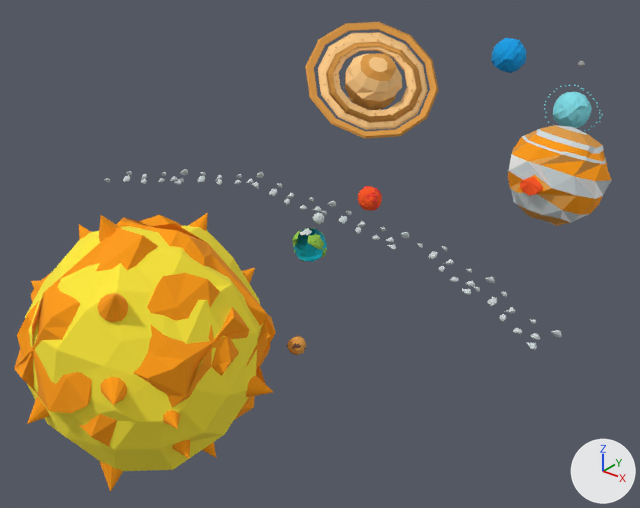
One commit to the OBJ model public/Solar System/model.obj: the scene before it, then after it.
The view is the same before and after, from a 50 mm camera at (5.51, -8.14, 3.63) aimed at (-0.22, -0.97, -0.82). Lighting does not change. The marker at lower right points along +X, +Y and +Z. Where no turn or scale is listed for an object, it has been applied to the vertices.

Objects in the first picture: 'model'.
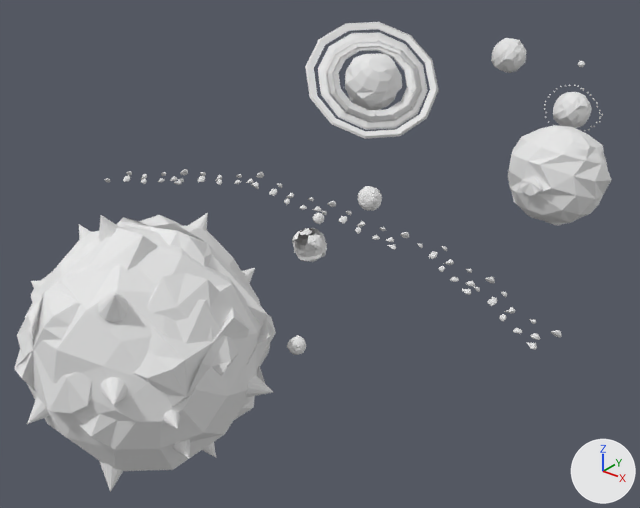
What differs and where, as boxes [x1, y1, x2, y2] in the pictures (640 x 508 px):
```json
{"object": "model", "change": "recoloured", "before": [14, 22, 611, 492], "after": [14, 22, 611, 492], "on screen": "orange to white"}
```

Edits to the scene script, one JSON object a line:
```json
{"op": "set", "path": "mat_mat19.base_color", "old": "(0.74, 0.33, 0.06)", "new": "(0.8, 0.8, 0.8)", "note": "orange #df9b45 -> white #e7e7e7"}
{"op": "set", "path": "mat_mat13.base_color", "old": "(1.0, 0.33, 0.0)", "new": "(0.8, 0.8, 0.8)", "note": "orange #ff9b00 -> white #e7e7e7"}
{"op": "set", "path": "mat_mat4.base_color", "old": "(0.0, 0.52, 0.66)", "new": "(0.8, 0.8, 0.8)", "note": "cyan #00bfd4 -> white #e7e7e7"}
{"op": "set", "path": "mat_mat9.base_color", "old": "(0.27, 0.55, 0.07)", "new": "(0.8, 0.8, 0.8)", "note": "green #8ec44b -> white #e7e7e7"}
{"op": "set", "path": "mat_mat14.base_color", "old": "(1.0, 0.09, 0.01)", "new": "(0.8, 0.8, 0.8)", "note": "orange #ff5519 -> white #e7e7e7"}
{"op": "set", "path": "mat_mat3.base_color", "old": "(0.22, 0.74, 0.83)", "new": "(0.8, 0.8, 0.8)", "note": "cyan #81dfeb -> white #e7e7e7"}
{"op": "set", "path": "mat_mat5.base_color", "old": "(0.0, 0.34, 0.79)", "new": "(0.8, 0.8, 0.8)", "note": "blue #009ee6 -> white #e7e7e7"}
{"op": "set", "path": "mat_mat18.base_color", "old": "(1.0, 0.61, 0.25)", "new": "(0.8, 0.8, 0.8)", "note": "beige #ffcd89 -> white #e7e7e7"}
{"op": "set", "path": "mat_mat12.base_color", "old": "(1.0, 0.83, 0.04)", "new": "(0.8, 0.8, 0.8)", "note": "yellow #ffeb38 -> white #e7e7e7"}
```
